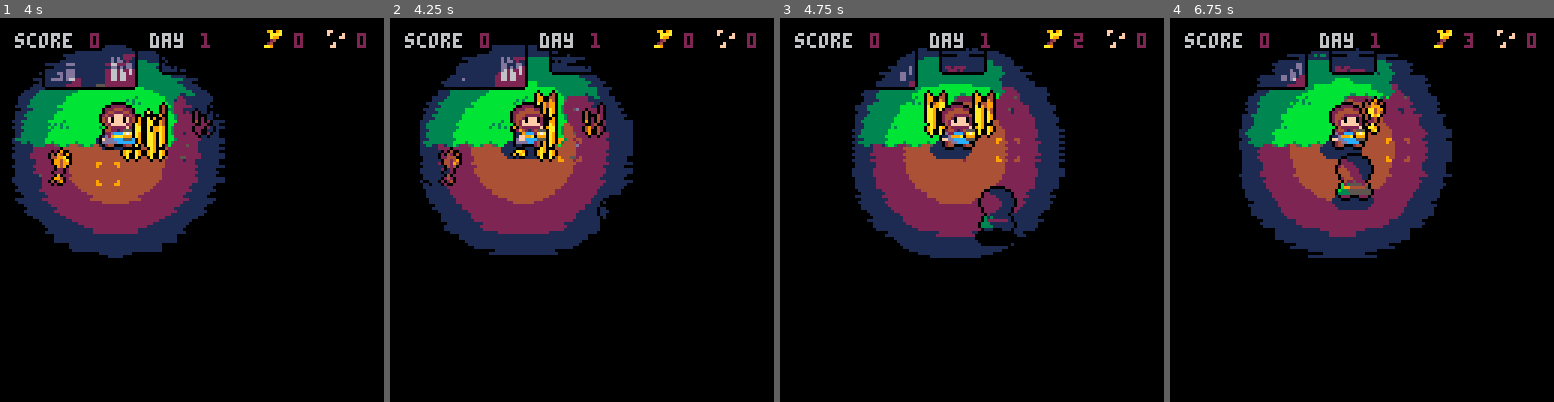
Above: before the commit, frames 1-4 (left to right).
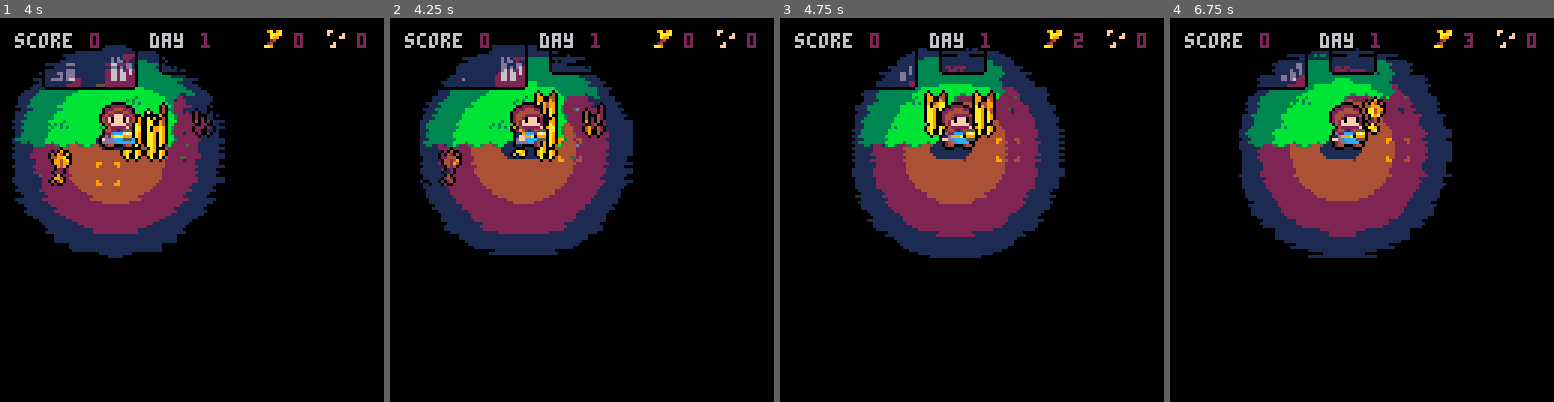
Above: after the commit, the same moments.

Repository: jessemillar/darkest-moon
Game: PICO-8 cartridge darkest-moon.p8
Same seed, same stepped clock (60 frames per second), same inputs: the game is played once before the commit and once after it.
Inputs:
- Up to frame 1 (4 s): tap X (X key) at 0.33, 1.07, 1.85, 2.97 s; tap O (Z key) at 0.7, 1.7, 2.1, 2.5, 2.9, 3.3, 3.7 s; hold Right 1.6-2.1 s; hold Up 2.15-2.42 s; hold Right 2.47-3.03 s; hold Left 3.08-3.58 s; hold Down 3.63-3.97 s
- Up to frame 2 (4.25 s): hold Right from 4.02 s (still down); tap X (X key) at 4.08 s; tap O (Z key) at 4.1 s
- Up to frame 3 (4.75 s): tap O (Z key) at 4.5 s; release Right at 4.68 s; hold Up from 4.73 s (still down)
- Up to frame 4 (6.75 s): tap O (Z key) every 0.4 s from 4.9 to 6.5 s; release Up at 5.03 s; hold Left 5.08-5.68 s; tap X (X key) at 5.2, 6.32 s; hold Down 5.73-6.03 s; hold Right 6.08-6.58 s; hold Right from 6.63 s (still down)

Frame 1 is identical in both runs. In frame 2, 0.2% of the frame differs, in the area x 53-61%, y 46-56%; in frame 3, 1.1%; in frame 4, 1.2%, in the area x 42-54%, y 35-50%.

Commit message:
Cleaned up sleeping

Diff:
--- a/darkest-moon.p8
+++ b/darkest-moon.p8
@@ -953,7 +953,7 @@
 	})
 
 	mrdr=marauder:new({
-		pos=v(100,100),
+		pos=v(flr(rnd(128)),150),
 		facing=4
 	})
 
@@ -1120,53 +1120,55 @@
 }
 
 function marauder:s_default(t)
-	-- moving around
-	local moving=false
-
-	if rnd(100)<marauder_move_chance then
-		marauder_chasing=not marauder_chasing
-	end
-
-	if marauder_chasing then
-		if self.pos and plyr.pos then
-			if flr(self.pos.x)!=flr(plyr.pos.x) then
-				if self.pos.x<plyr.pos.x then
-					self.facing=2
-					self.pos.x+=marauder_speed/2
-					moving=true
-				elseif self.pos.x>plyr.pos.x then
-					self.facing=1
-					self.pos.x-=marauder_speed/2
-					moving=true
+	if not player_sleeping and not player_waking then
+		-- moving around
+		local moving=false
+
+		if rnd(100)<marauder_move_chance then
+			marauder_chasing=not marauder_chasing
+		end
+
+		if marauder_chasing then
+			if self.pos and plyr.pos then
+				if flr(self.pos.x)!=flr(plyr.pos.x) then
+					if self.pos.x<plyr.pos.x then
+						self.facing=2
+						self.pos.x+=marauder_speed/2
+						moving=true
+					elseif self.pos.x>plyr.pos.x then
+						self.facing=1
+						self.pos.x-=marauder_speed/2
+						moving=true
+					end
+				end
+
+				if flr(self.pos.y)!=flr(plyr.pos.y) then
+					if self.pos.y<plyr.pos.y then
+						self.facing=4
+						self.pos.y+=marauder_speed/2
+						moving=true
+					elseif self.pos.y>plyr.pos.y then
+						self.facing=3
+						self.pos.y-=marauder_speed/2
+						moving=true
+					end
 				end
 			end
-
-			if flr(self.pos.y)!=flr(plyr.pos.y) then
-				if self.pos.y<plyr.pos.y then
-					self.facing=4
-					self.pos.y+=marauder_speed/2
-					moving=true
-				elseif self.pos.y>plyr.pos.y then
-					self.facing=3
-					self.pos.y-=marauder_speed/2
-					moving=true
-				end
+		end
+
+		if moving then
+			if t%6==0 then
+				self.frm=(self.frm+1)%3
 			end
-		end
-	end
-
-	if moving then
-		if t%6==0 then
-			self.frm=(self.frm+1)%3
-		end
-	else
-		self.frm=0
-	end
-
-	-- update shadow position
-	set(self.shadow,marauder_shadow_locs[self.facing])
-	-- collision detection
-	collide(self,"cbox",self.hit_object)
+		else
+			self.frm=0
+		end
+
+		-- update shadow position
+		set(self.shadow,marauder_shadow_locs[self.facing])
+		-- collision detection
+		collide(self,"cbox",self.hit_object)
+	end
 end
 
 function marauder:hit_object(ob)
@@ -1278,6 +1280,9 @@
 			lght.bri=0.05
 			player_sleeping=false
 			player_waking=true
+			mrdr.pos.x=flr(rnd(128))
+			mrdr.pos.y=150
+			self.facing=4
 		end
 
 		if player_waking then
--- a/src/_init.p8
+++ b/src/_init.p8
@@ -14,7 +14,7 @@
 	})
 
 	mrdr=marauder:new({
-		pos=v(100,100),
+		pos=v(flr(rnd(128)),150),
 		facing=4
 	})
 
--- a/src/marauder.p8
+++ b/src/marauder.p8
@@ -19,53 +19,55 @@
 }
 
 function marauder:s_default(t)
-	-- moving around
-	local moving=false
+	if not player_sleeping and not player_waking then
+		-- moving around
+		local moving=false
 
-	if rnd(100)<marauder_move_chance then
-		marauder_chasing=not marauder_chasing
-	end
+		if rnd(100)<marauder_move_chance then
+			marauder_chasing=not marauder_chasing
+		end
 
-	if marauder_chasing then
-		if self.pos and plyr.pos then
-			if flr(self.pos.x)!=flr(plyr.pos.x) then
-				if self.pos.x<plyr.pos.x then
-					self.facing=2
-					self.pos.x+=marauder_speed/2
-					moving=true
-				elseif self.pos.x>plyr.pos.x then
-					self.facing=1
-					self.pos.x-=marauder_speed/2
-					moving=true
+		if marauder_chasing then
+			if self.pos and plyr.pos then
+				if flr(self.pos.x)!=flr(plyr.pos.x) then
+					if self.pos.x<plyr.pos.x then
+						self.facing=2
+						self.pos.x+=marauder_speed/2
+						moving=true
+					elseif self.pos.x>plyr.pos.x then
+						self.facing=1
+						self.pos.x-=marauder_speed/2
+						moving=true
+					end
 				end
-			end
 
-			if flr(self.pos.y)!=flr(plyr.pos.y) then
-				if self.pos.y<plyr.pos.y then
-					self.facing=4
-					self.pos.y+=marauder_speed/2
-					moving=true
-				elseif self.pos.y>plyr.pos.y then
-					self.facing=3
-					self.pos.y-=marauder_speed/2
-					moving=true
+				if flr(self.pos.y)!=flr(plyr.pos.y) then
+					if self.pos.y<plyr.pos.y then
+						self.facing=4
+						self.pos.y+=marauder_speed/2
+						moving=true
+					elseif self.pos.y>plyr.pos.y then
+						self.facing=3
+						self.pos.y-=marauder_speed/2
+						moving=true
+					end
 				end
 			end
 		end
+
+		if moving then
+			if t%6==0 then
+				self.frm=(self.frm+1)%3
+			end
+		else
+			self.frm=0
+		end
+
+		-- update shadow position
+		set(self.shadow,marauder_shadow_locs[self.facing])
+		-- collision detection
+		collide(self,"cbox",self.hit_object)
 	end
-
-	if moving then
-		if t%6==0 then
-			self.frm=(self.frm+1)%3
-		end
-	else
-		self.frm=0
-	end
-
-	-- update shadow position
-	set(self.shadow,marauder_shadow_locs[self.facing])
-	-- collision detection
-	collide(self,"cbox",self.hit_object)
 end
 
 function marauder:hit_object(ob)
--- a/src/player.p8
+++ b/src/player.p8
@@ -85,6 +85,9 @@
 			lght.bri=0.05
 			player_sleeping=false
 			player_waking=true
+			mrdr.pos.x=flr(rnd(128))
+			mrdr.pos.y=150
+			self.facing=4
 		end
 
 		if player_waking then
